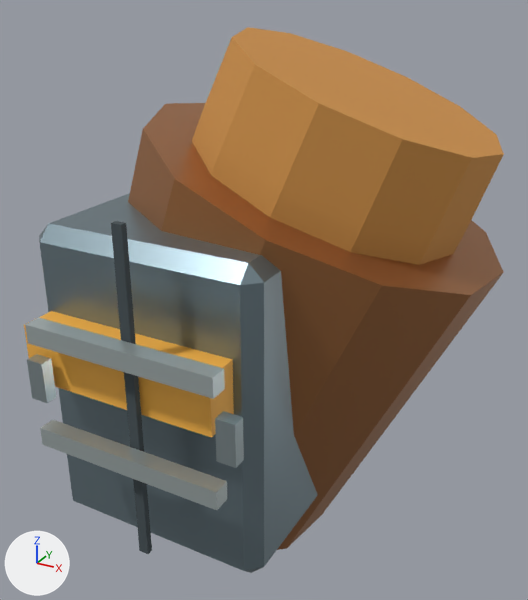
The glTF model Resource/Export/Modules/Outfit_Miner_Female_Heavy_Cuff_R.glb, before and after one commit.
Camera for both pictures: a 50 mm lens placed at (-0.21, -0.343, 1.218), pointed at (-0.387, -0.021, 1.057). Arrows for +X, +Y and +Z are at lower left; the lights stay in place. The picture after the commit comes second. Vertices at exactly the same position are counted once.

Names of what the first picture shows: 'Outfit_Miner_Female_Heavy_Cuff_R'.
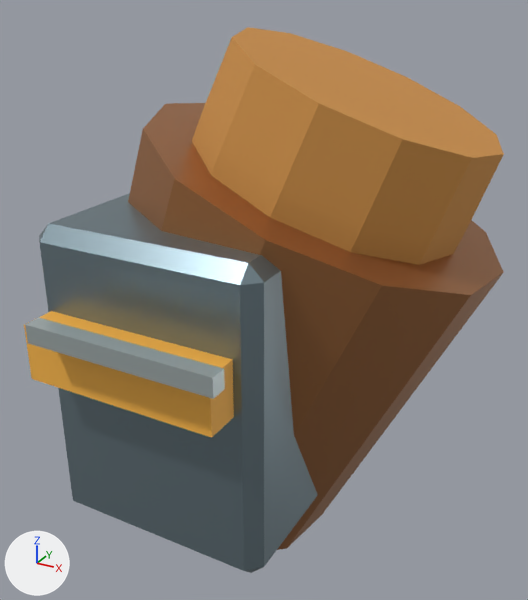
What changed in the scene script:
```text
Change me_outfit_miner_female_heavy_cuff_r_mesh_001:
    used by ob_outfit_miner_female_heavy_cuff_r; location = (0.0, 0.0, 0.0)
    remove me_outfit_miner_female_heavy_cuff_r_mesh_001.from_pydata(...)  # 145 vertices, 225 faces; spans x -0.505..-0.269, y -0.145..0.097, z 0.91..1.196
    add me_outfit_miner_female_heavy_cuff_r_mesh_001.from_pydata(...)  # 113 vertices, 177 faces; spans x -0.505..-0.269, y -0.145..0.097, z 0.91..1.196
    me_outfit_miner_female_heavy_cuff_r_mesh_001 part 1: the loose piece of 8 vertices spanning x -0.39..-0.385, y -0.136..-0.133, z 0.973..1.133 is deleted
    me_outfit_miner_female_heavy_cuff_r_mesh_001 part 2: the loose piece of 8 vertices spanning x -0.434..-0.34, y -0.145..-0.137, z 1.022..1.031 is deleted
    me_outfit_miner_female_heavy_cuff_r_mesh_001 part 3: the loose piece of 8 vertices spanning x -0.441..-0.432, y -0.141..-0.135, z 1.043..1.063 is deleted
    me_outfit_miner_female_heavy_cuff_r_mesh_001 part 4: the loose piece of 8 vertices spanning x -0.342..-0.333, y -0.141..-0.135, z 1.043..1.063 is deleted
    remove me_outfit_miner_female_heavy_cuff_r_mesh_001.materials.append(mat_fabric_seam)  # greyish blue #424d52
    remove me_outfit_miner_female_heavy_cuff_r_mesh_001.materials.append(mat_fastener_titanium)  # grey #a8b6ba
```

Where the change shows, as pixel boxes (x1, y1, x2, y2) in the pictures (528 x 600 px):
part 1 of me_outfit_miner_female_heavy_cuff_r_mesh_001, deleted
    before: (111, 221, 152, 554)
part 2 of me_outfit_miner_female_heavy_cuff_r_mesh_001, deleted
    before: (40, 420, 227, 510)
part 3 of me_outfit_miner_female_heavy_cuff_r_mesh_001, deleted
    before: (27, 354, 56, 403)
part 4 of me_outfit_miner_female_heavy_cuff_r_mesh_001, deleted
    before: (215, 411, 244, 468)
